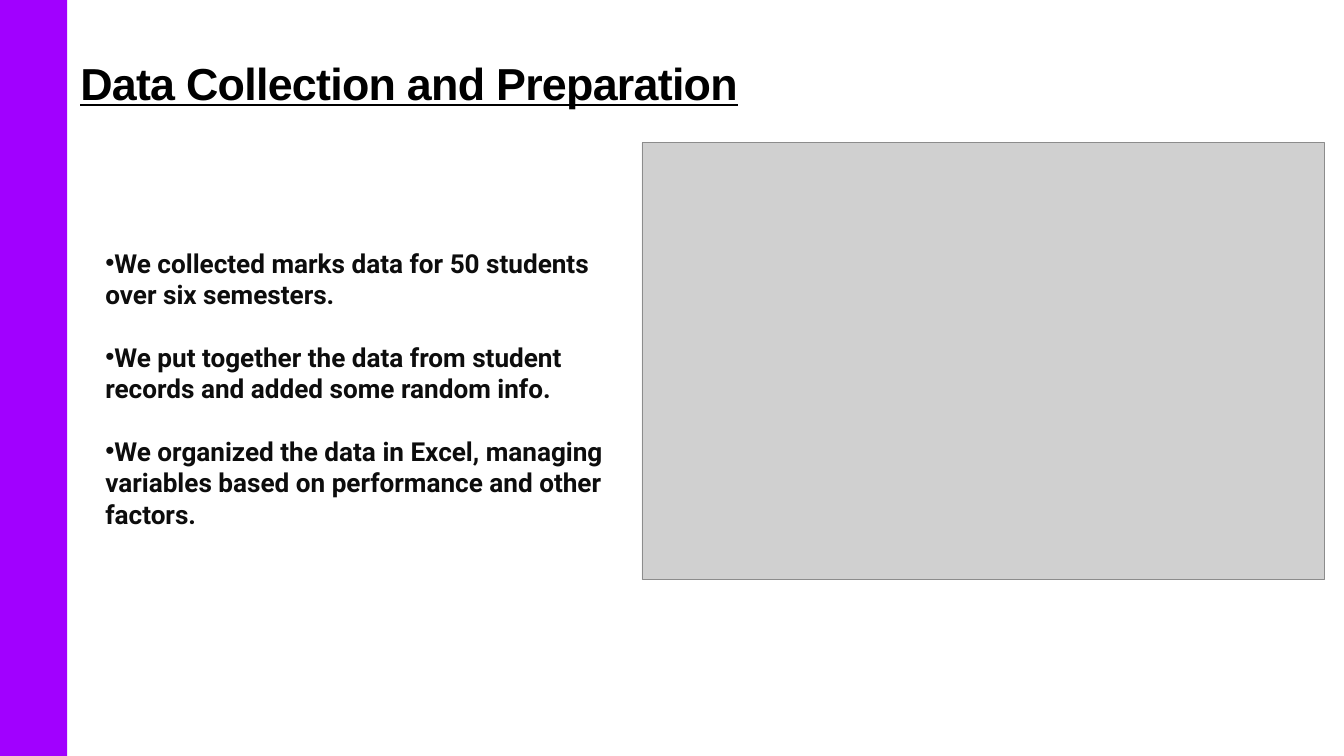
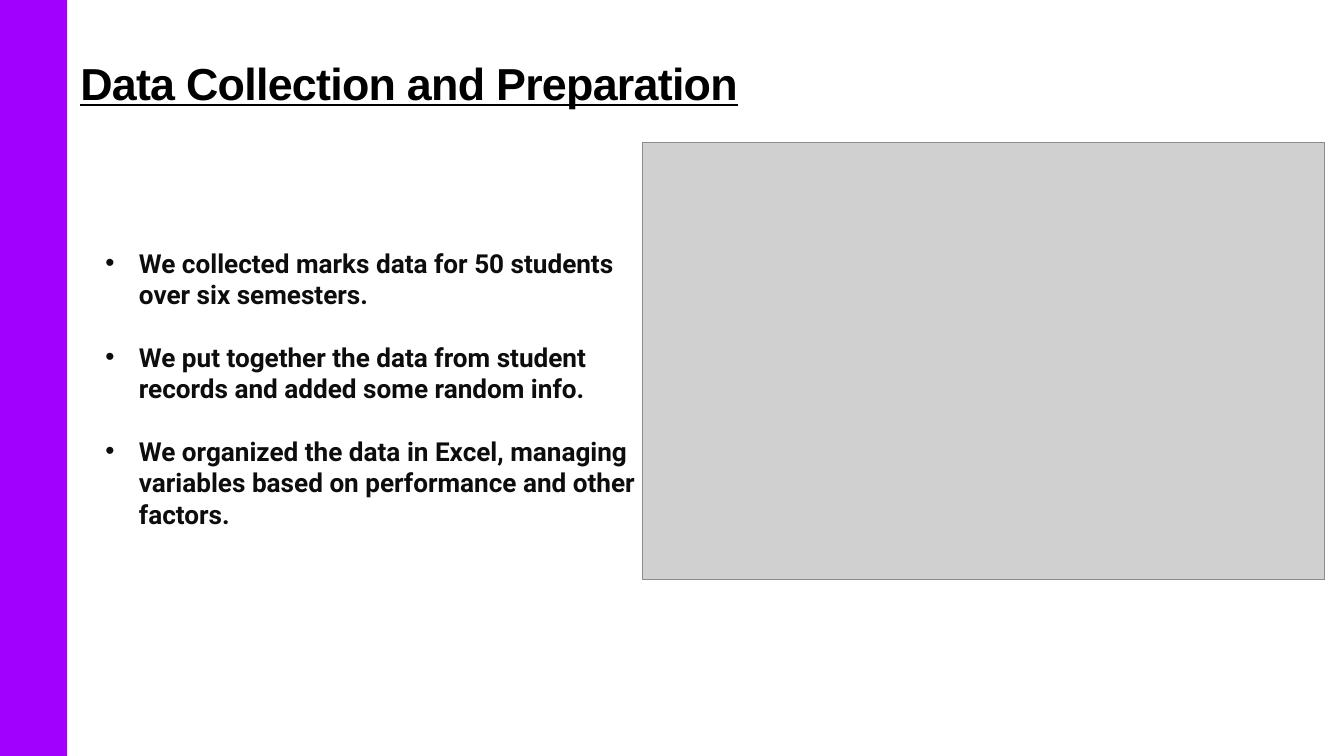
Before and after one commit to Aidenarthub/Student-Academic-Performance-Analysis, a slide deck: slide 9 of PPT/Presentation file.pptx. Drawn at 1344x756 pixels with LibreOffice and Linux fonts; fonts in the diff are those of the drawing; grey boxes stand for pictures. Boxes give left, top, right and bottom in pixels: in the first picture for what was removed or moved away, otherwise in the second. Text is boxed around its words. In the diff, an @@ line names an element or a change of style, - is before the commit and + after.

```diff
--- a/PPT/Presentation file.pptx
+++ b/PPT/Presentation file.pptx
@@ text "We collected marks data for ..." at (139,253,635,525): indent changed @@
```
Also in this commit, not shown: 7 other slides changed.
